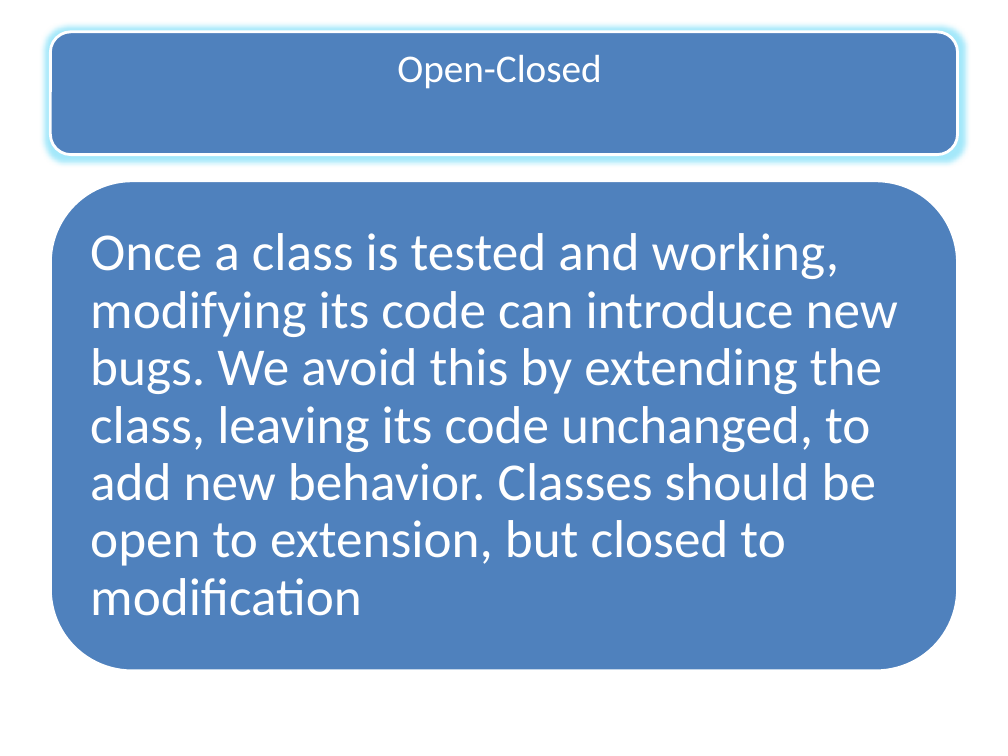
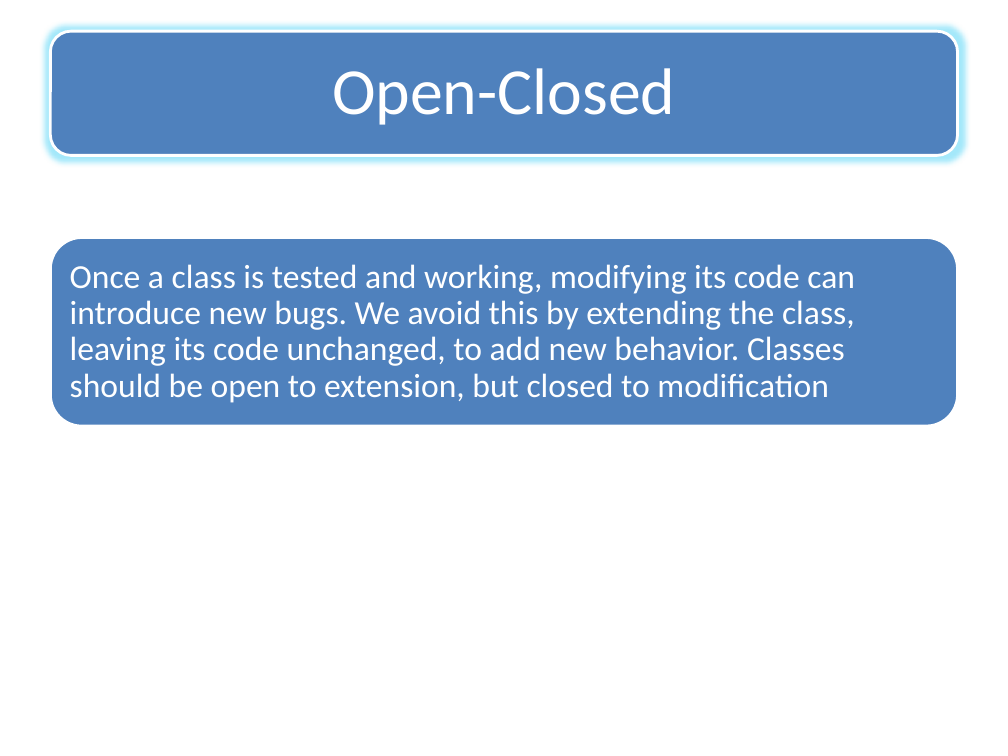
Before and after one commit to soyebparvez/DesignPatternData, a slide deck: slide 17 of Design Principle.pptx (slide 10 before the commit). Drawn at 1008x756 pixels with LibreOffice and Linux fonts; fonts in the diff are those of the drawing. Boxes give left, top, right and bottom in pixels: in the first picture for what was removed or moved away, otherwise in the second. Text is boxed around its words. In the diff, an @@ line names an element or a change of style, - is before the commit and + after.

```diff
--- a/Design Principle.pptx
+++ b/Design Principle.pptx
@@ text "Open-Closed" at bbox=[332, 68, 675, 125]: size 28 to 47 pt; more space between paragraphs @@
@@ rounded rectangle: place and size @@
-rounded rectangle at bbox=[50, 180, 958, 670]
+rounded rectangle at bbox=[50, 238, 958, 426]
@@ text "Once a class is tested ...": place and size @@
-text "Once a class is tested ..." at bbox=[90, 233, 898, 616]
+text "Once a class is tested ..." at bbox=[70, 264, 855, 403]
@@ text "Once a class is tested ..." at bbox=[70, 264, 855, 403]: size 38 to 24 pt; less space between paragraphs @@
```
Also in this commit, not shown: 11 other slides changed, 7 slides added.
